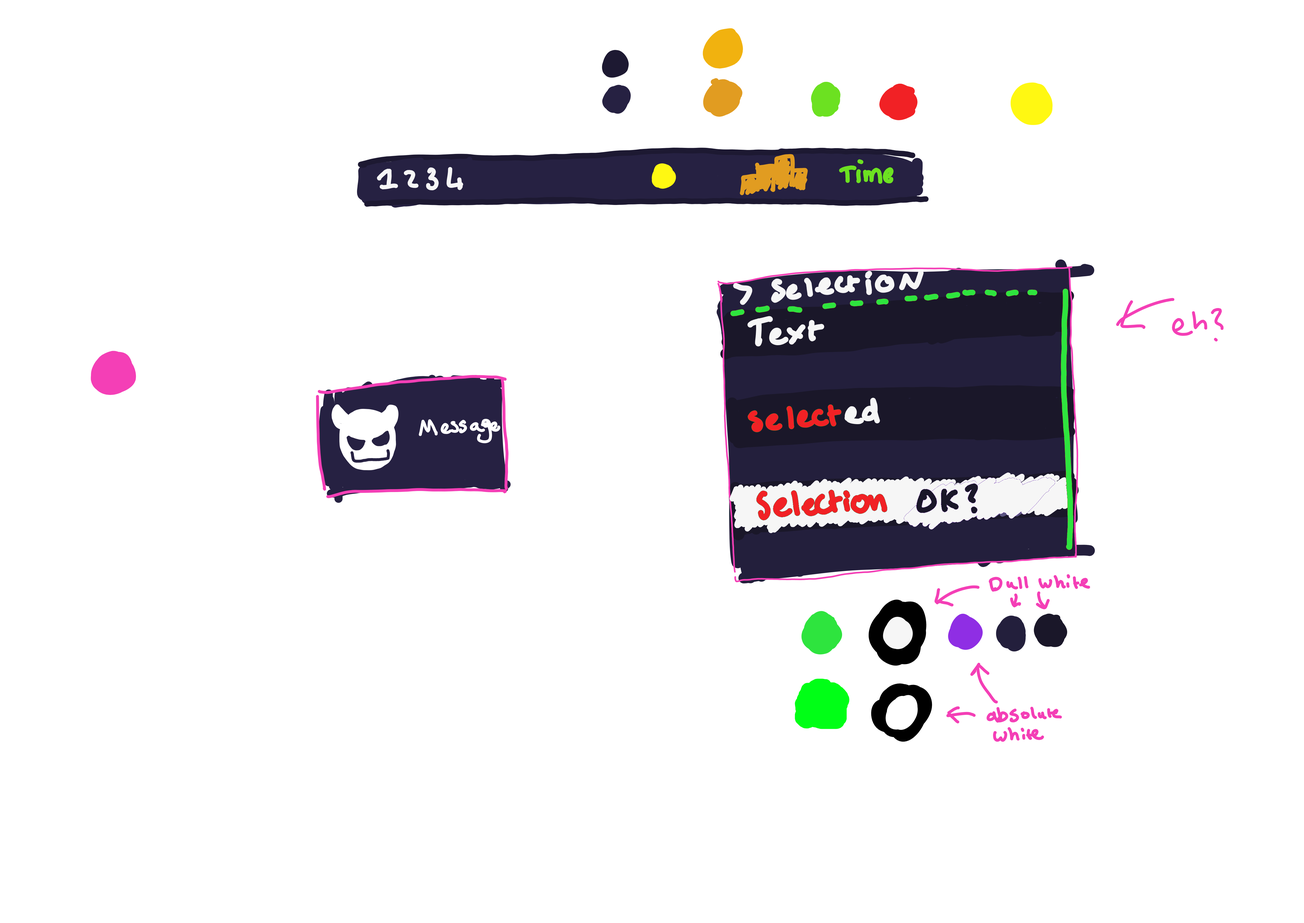
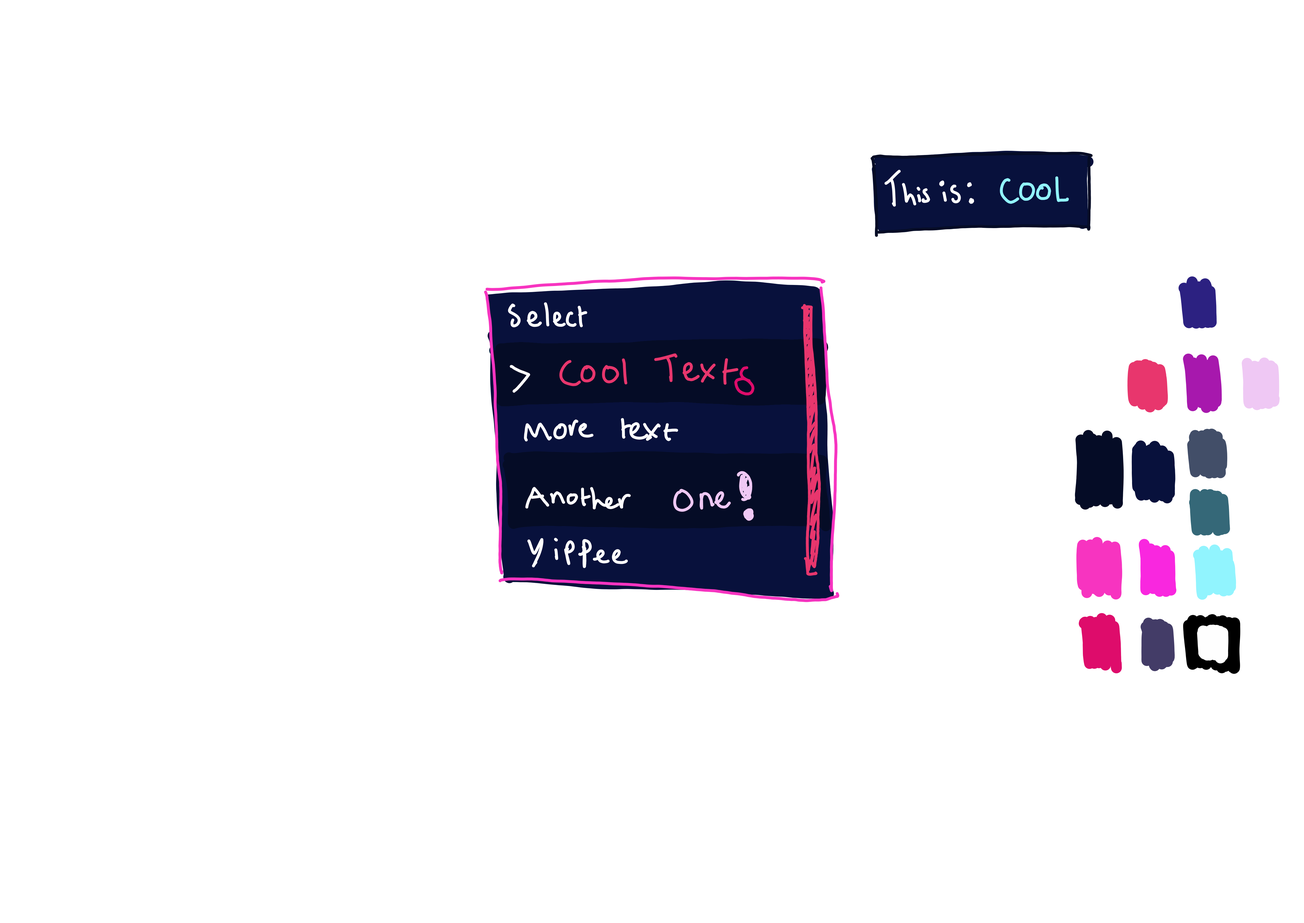
The second 1304px x 923px image is a revision of the first. Changes to its layers:
added layer "version-02" above "mood" over [468,147,1281,704]
renamed "Paint Layer 1" to "version-01", hid it, painted on it over [90,28,1229,742]
